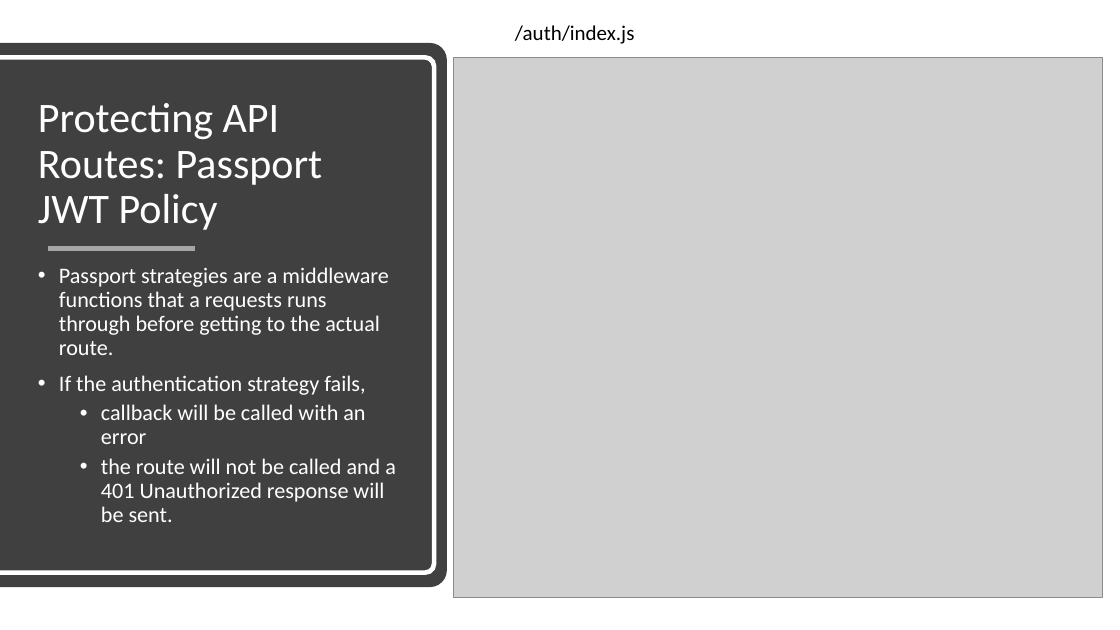
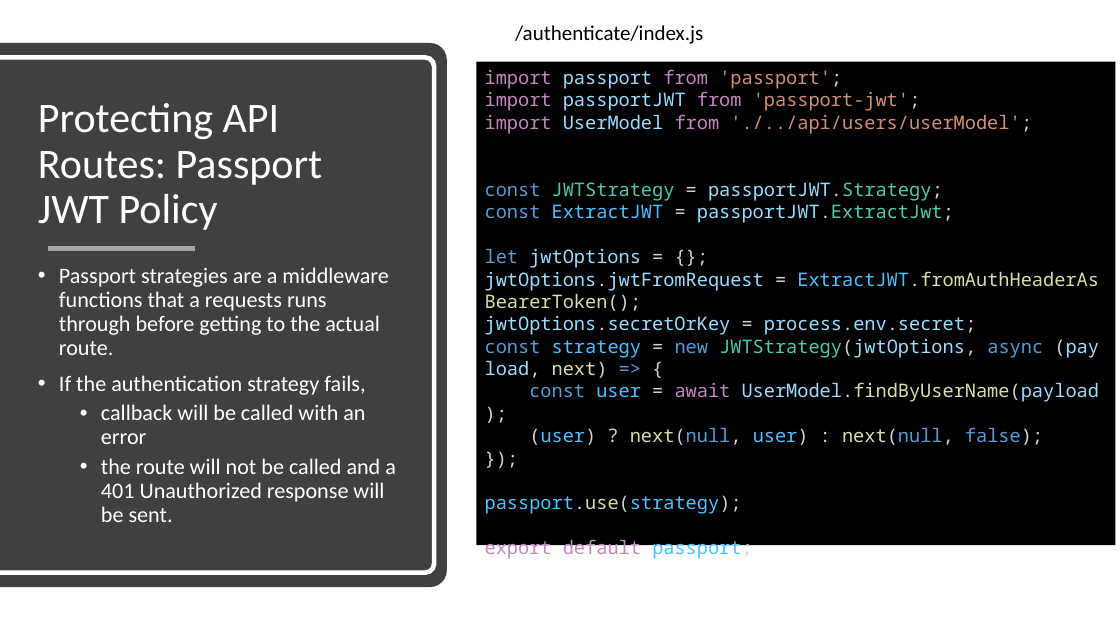
Before and after one commit to diarmuidoconnor/ict-2021, a slide deck: slide 24 of topic11/talk-01/Authentication with JWT.pptx (slide 25 before the commit). Drawn at 1120x630 pixels with LibreOffice and Linux fonts; fonts in the diff are those of the drawing; grey boxes stand for pictures. Boxes give left, top, right and bottom in pixels: in the first picture for what was removed or moved away, otherwise in the second. Text is boxed around its words. In the diff, an @@ line names an element or a change of style, - is before the commit and + after.

```diff
--- a/topic11/talk-01/Authentication with JWT.pptx
+++ b/topic11/talk-01/Authentication with JWT.pptx
@@ text at [515, 25, 703, 44]: text changed @@
-/auth/index.js
+/authenticate/index.js
@@ picture removed at [454, 57, 1102, 598] @@
@@ rectangle added at [476, 62, 1116, 546], fill #000000, 16 pt, text #9CDCFE @@
+import passport from 'passport';
+import passportJWT from 'passport-jwt';
+import UserModel from './../api/users/userModel';
+const JWTStrategy = passportJWT.Strategy;
+const ExtractJWT = passportJWT.ExtractJwt;
+let jwtOptions = {};
+jwtOptions.jwtFromRequest = ExtractJWT.fromAuthHeaderAsBearerToken();
+jwtOptions.secretOrKey = process.env.secret;
+const strategy = new JWTStrategy(jwtOptions, async (payload, next) => {
+const user = await UserModel.findByUserName(payload);
+(user) ? next(null, user) : next(null, false);
+});
+passport.use(strategy);
+export default passport;
```
Also in this commit, not shown: 8 other slides changed, 1 slide removed, 37 other files.
